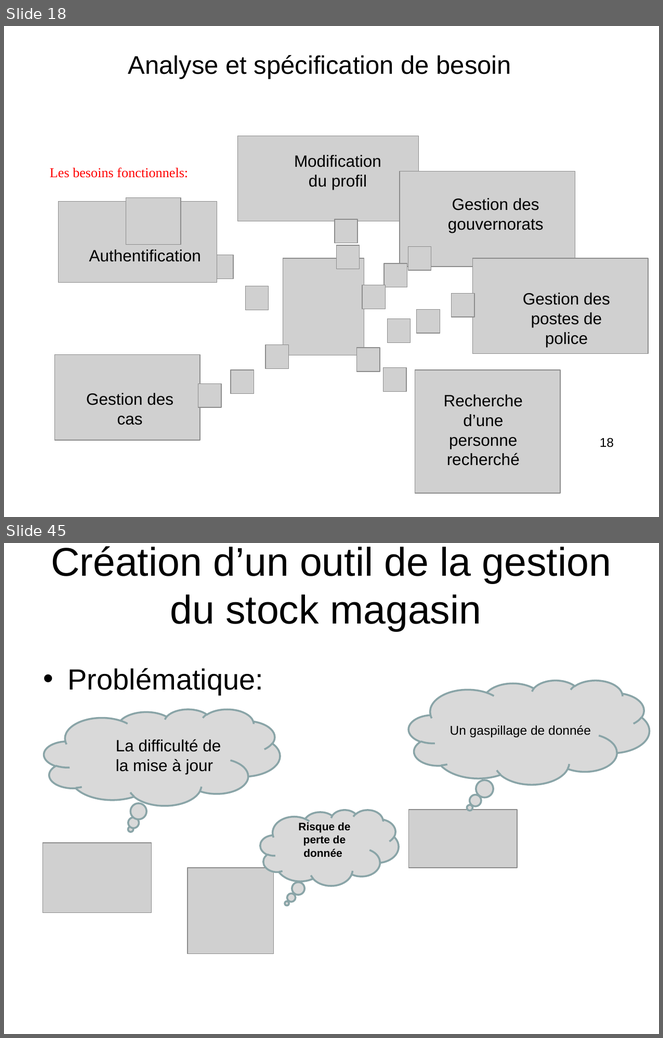
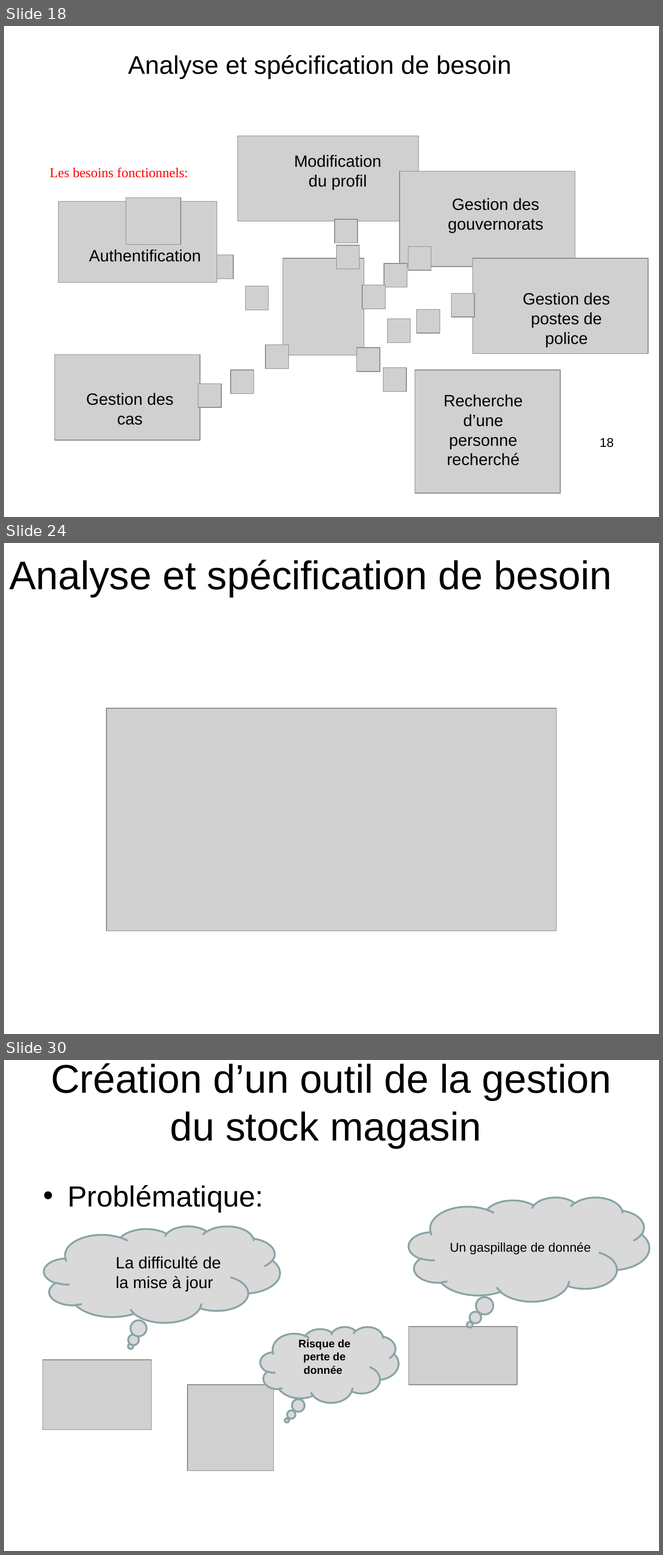
Before and after one commit to HabibAroua/Criminel_dep, a slide deck: documentation/presentation/P1/2734.ppt. Shown one above the other, each under a label of ours: slides 18 and 45 before the commit, slides 18, 24 and 30 after it; the slides between them are not shown. The pictures are 663x1038 and 663x1555 pixels, drawn with LibreOffice and Linux fonts; fonts in the diff are those of the drawing; grey boxes stand for pictures; background and template pictures are left out. Boxes give left, top, right and bottom in pixels: in the first picture for what was removed or moved away, otherwise in the second. Text is boxed around its words. In the diff, an @@ line names an element or a change of style, - is before the commit and + after.

```diff
--- a/documentation/presentation/P1/2734.ppt
+++ b/documentation/presentation/P1/2734.ppt
@@ slide 24 added at (x1=4, y1=543, x2=659, y2=1034), background picture (left out) @@
@@ title added at (x1=9, y1=560, x2=612, y2=597), 44 pt, text #000000 @@
+Analyse et spécification de besoin
@@ picture added at (x1=106, y1=708, x2=556, y2=931) @@
@@ what was slide 45 is now slide 30 @@
```
Also in this commit, not shown: 2 slides changed, 8 other slides added, 43 slides removed.
